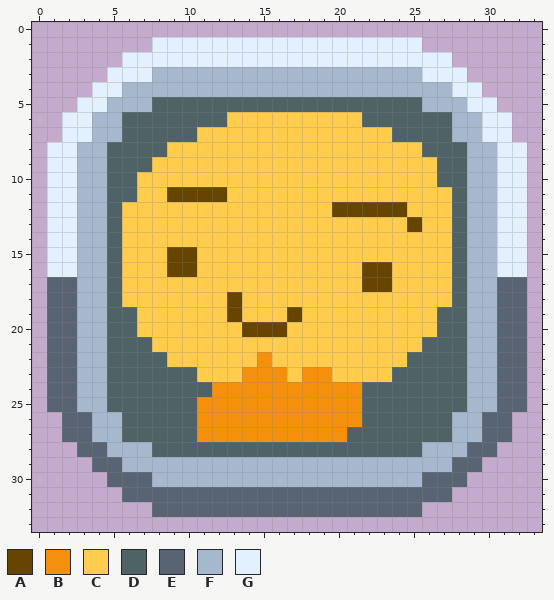
Two versions of one pixel-art sprite, assets/2x/ModIcon.png. The picture above is the old version.
The file is 68x68 pixels, drawn in blocks of 2x2; one block is one cell here.
Palette (. is transparent): A #664500  B #f4900c  C #ffcc4d  D #4f6367  E #586473  F #a6b8ce  G #e3f0ff
Pixels before, first column x 1:
 1 .......GGGGGGGGGGGGGGGGGG.......
 2 .....GGGGGGGGGGGGGGGGGGGGGG.....
 3 ....GGGFFFFFFFFFFFFFFFFFFGGG....
 4 ...GGFFFFFFFFFFFFFFFFFFFFFFGG...
 5 ..GGFFFDDDDDDDDDDDDDDDDDDFFFGG..
 6 .GGFFDDDDDDDCCCCCCCCCDDDDDDFFGG.
 7 .GGFFDDDDDCCCCCCCCCCCCCDDDDFFGG.
 8 GGFFDDDDCCCCCCCCCCCCCCCCCDDDFFGG
 9 GGFFDDDCCCCCCCCCCCCCCCCCCCDDFFGG
10 GGFFDDCCCCCCCCCCCCCCCCCCCCDDFFGG
11 GGFFDDCCAAAACCCCCCCCCCCCCCCDFFGG
12 GGFFDCCCCCCCCCCCCCCAAAAACCCDFFGG
13 GGFFDCCCCCCCCCCCCCCCCCCCACCDFFGG
14 GGFFDCCCCCCCCCCCCCCCCCCCCCCDFFGG
15 GGFFDCCCAACCCCCCCCCCCCCCCCCDFFGG
16 GGFFDCCCAACCCCCCCCCCCAACCCCDFFGG
17 EEFFDCCCCCCCCCCCCCCCCAACCCCDFFEE
18 EEFFDCCCCCCCACCCCCCCCCCCCCCDFFEE
19 EEFFDDCCCCCCACCCACCCCCCCCCDDFFEE
20 EEFFDDCCCCCCCAAACCCCCCCCCCDDFFEE
21 EEFFDDDCCCCCCCCCCCCCCCCCCDDDFFEE
22 EEFFDDDDCCCCCCBCCCCCCCCCDDDDFFEE
23 EEFFDDDDDDCCCBBBCBBCCCCDDDDDFFEE
24 EEFFDDDDDDDBBBBBBBBBBDDDDDDDFFEE
25 EEFFDDDDDDBBBBBBBBBBBDDDDDDDFFEE
26 .EEFFDDDDDBBBBBBBBBBBDDDDDDFFEE.
27 .EEFFDDDDDBBBBBBBBBBDDDDDDDFFEE.
28 ..EEFFFDDDDDDDDDDDDDDDDDDFFFEE..
29 ...EEFFFFFFFFFFFFFFFFFFFFFFEE...
30 ....EEEFFFFFFFFFFFFFFFFFFEEE....
31 .....EEEEEEEEEEEEEEEEEEEEEE.....
32 .......EEEEEEEEEEEEEEEEEE.......
Now the later version:
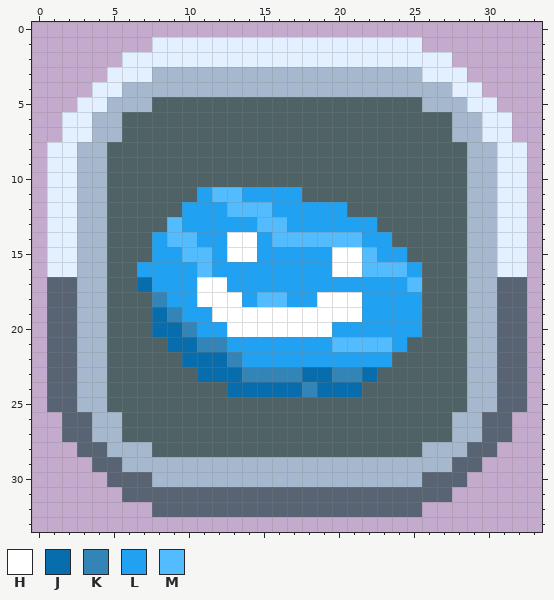
Colours new in this view: H #ffffff  J #086dac  K #3385b8  L #20a1f2  M #52bcff
Changes in this commit:
Colour D replaces colour A in row 11 at x 9 to 10; in row 12 at x 21 to 24; in row 13 at x 25.
Colour D replaces colour B in row 24 at x 12; in rows 25 to 26 at x 11 to 21; in row 27 at x 11 to 20.
Colour D replaces colour C in row 6 at x 13 to 21; in row 7 at x 11 to 23; in row 8 at x 9 to 25; in row 9 at x 8 to 26; in row 10 at x 7 to 26; in row 11 at x 7 to 8 and 18 to 27.
Colour D replaces colour C in row 12 at x 6 to 9 and 25 to 27; in row 13 at x 6 to 8, 23 to 24 and 26 to 27; in row 14 at x 6 to 7 and 24 to 27; in row 15 at x 6 to 7 and 25 to 27; in rows 16 to 17 at x 6 and 26 to 27; in row 18 at x 6 to 7 and 26 to 27.
Colour D replaces colour C in rows 19 to 20 at x 7 and 26; in row 21 at x 8 and 25; in row 22 at x 9 and 24; in row 23 at x 23.
Colour H replaces colour A in row 18 at x 13; in row 19 at x 13 and 17; in row 20 at x 14 to 16.
Colour H replaces colour C in row 14 at x 13 to 14; in row 15 at x 13 to 14 and 20 to 21; in row 16 at x 20 to 21; in row 17 at x 11 to 12; in row 18 at x 11 to 12 and 19 to 21; in row 19 at x 12, 14 to 16 and 18 to 21.
Colour H replaces colour C in row 20 at x 13 and 17 to 19.
Colour J replaces colour B in row 23 at x 18 to 19; in row 24 at x 13 to 17 and 19 to 21.
Colour J replaces colour C in row 17 at x 7; in row 19 at x 8; in row 20 at x 8 to 9; in row 21 at x 9 to 10; in row 22 at x 10 to 12; in row 23 at x 11 to 13 and 22.
Colour K replaces colour B in row 23 at x 14 to 16; in row 24 at x 18.
Colour K replaces colour C in row 18 at x 8; in row 19 at x 9; in row 20 at x 10; in row 21 at x 11 to 12; in row 22 at x 13; in row 23 at x 17 and 20 to 21.
Colour L replaces colour A in row 11 at x 11; in row 12 at x 20; in row 15 at x 9; in row 16 at x 9 to 10; in row 17 at x 22 to 23.
Colour L replaces colour B in row 22 at x 15.
Colour L replaces colour C in row 11 at x 14 to 17; in row 12 at x 10 to 12 and 16 to 19; in row 13 at x 10 to 14 and 17 to 22; in row 14 at x 8, 11 to 12, 15 and 22 to 23; in row 15 at x 8, 12, 15 to 19 and 23 to 24; in row 16 at x 7 to 8, 12 to 19 and 25.
Colour L replaces colour C in row 17 at x 8 to 10, 13 to 21 and 24; in row 18 at x 9 to 10, 14, 17 to 18 and 22 to 25; in row 19 at x 10 to 11 and 22 to 25; in row 20 at x 11 to 12 and 20 to 25; in row 21 at x 13 to 19 and 24; in row 22 at x 14 and 16 to 23.
Colour M replaces colour A in row 11 at x 12; in row 15 at x 10; in row 16 at x 22 to 23.
Colour M replaces colour C in row 11 at x 13; in row 12 at x 13 to 15; in row 13 at x 9 and 15 to 16; in row 14 at x 9 to 10 and 16 to 21; in row 15 at x 11 and 22; in row 16 at x 11 and 24.
Colour M replaces colour C in row 17 at x 25; in row 18 at x 15 to 16; in row 21 at x 20 to 23.
Changed places in both pictures, as pixel boxes (x1, y1, x2, y2):
changed: (122, 112, 452, 442)
